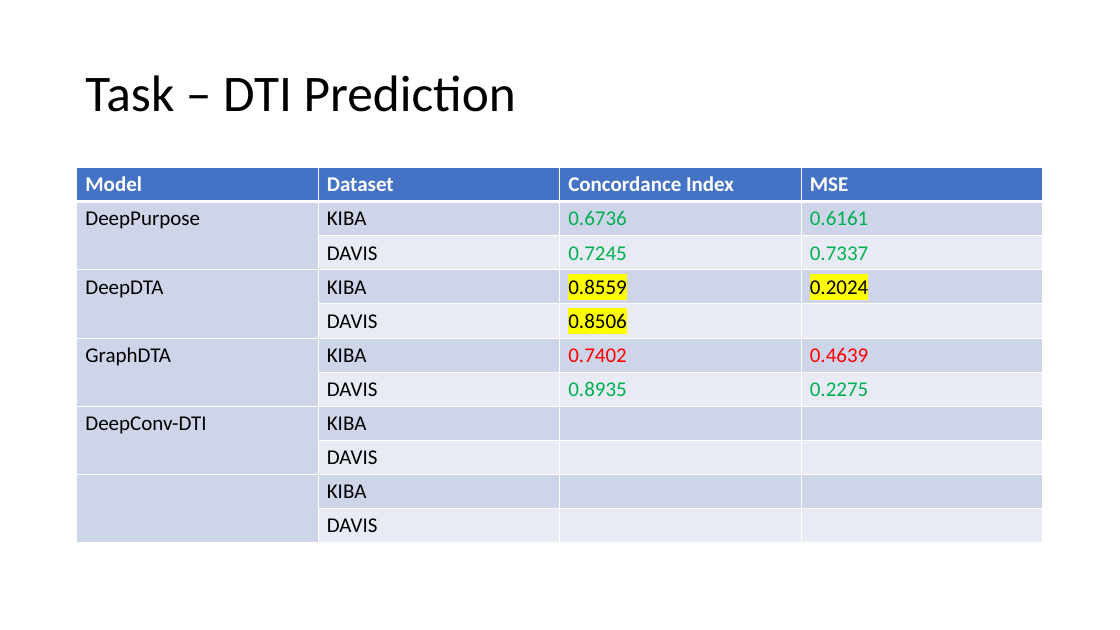
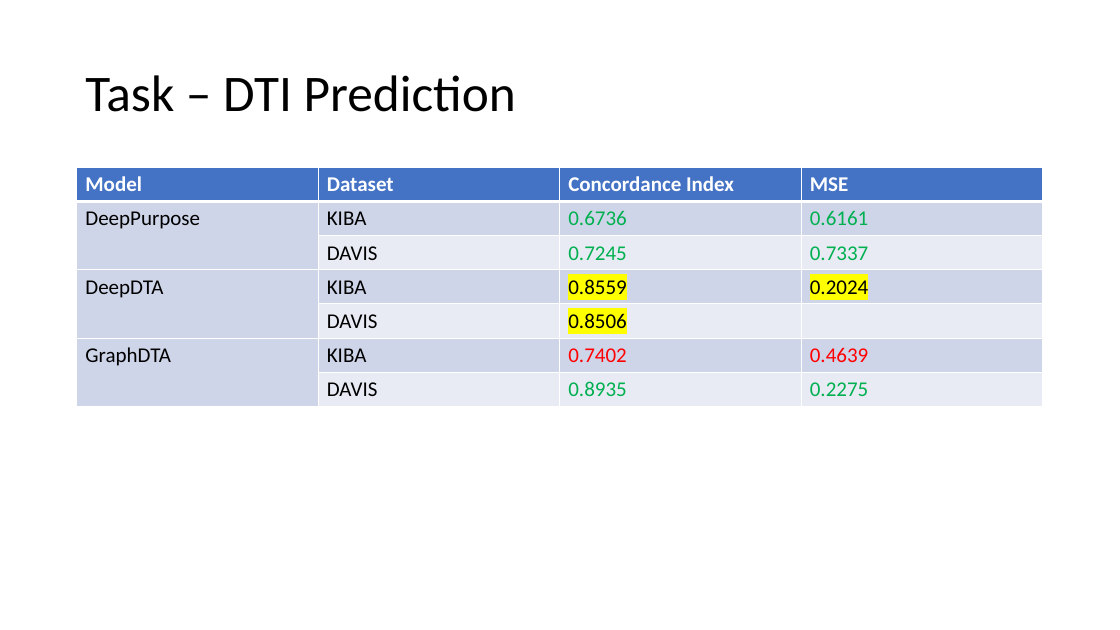
Before and after one commit to debnathk/articles, a slide deck: slide 8 of articles.pptx (slide 7 before the commit). Drawn at 1120x630 pixels with LibreOffice and Linux fonts; fonts in the diff are those of the drawing. Boxes give left, top, right and bottom in pixels: in the first picture for what was removed or moved away, otherwise in the second. Text is boxed around its words. In the diff, an @@ line names an element or a change of style, - is before the commit and + after.

```diff
--- a/articles.pptx
+++ b/articles.pptx
@@ table at box(77, 168, 1045, 406) @@
-row 8: DeepConv-DTI | KIBA |  | 
-row 9:  | DAVIS |  | 
-row 10:  | KIBA |  | 
-row 11:  | DAVIS |  | 
```
Also in this commit, not shown: 2 slides added, 5 other files.
